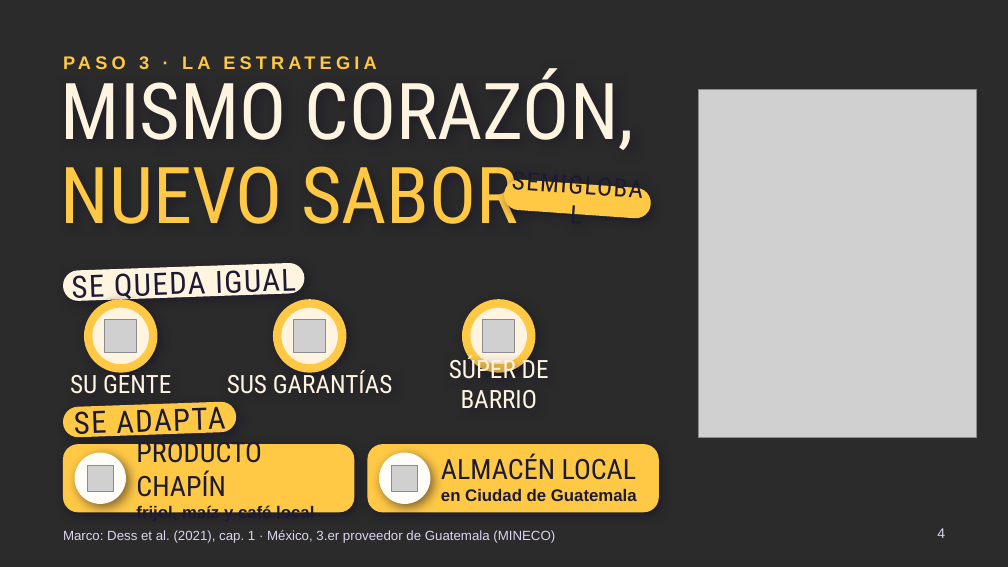
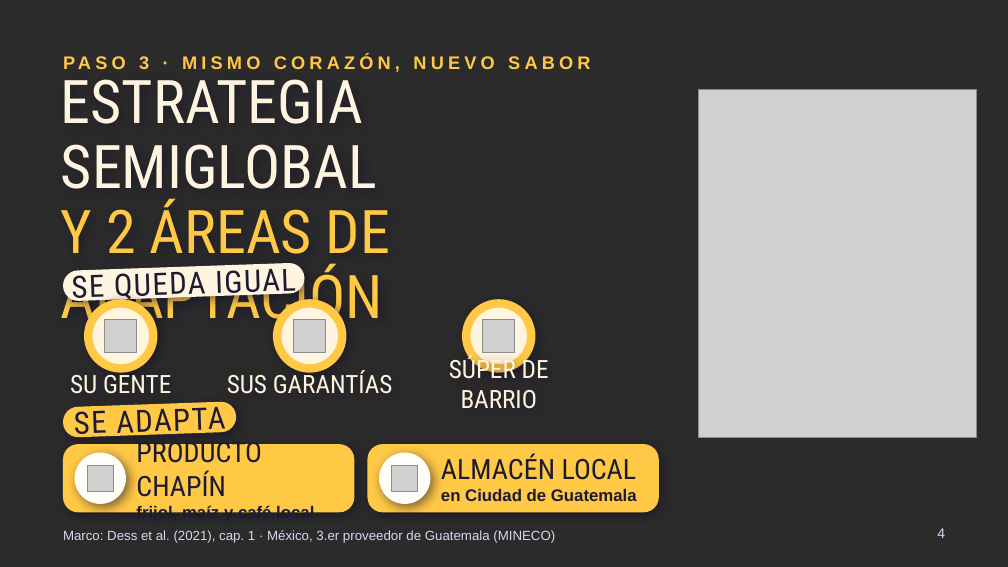
Before and after one commit to samueldejuan/samuel, a slide deck: slide 4 of presentacion/Pitch_Merco_Guatemala.pptx. Drawn at 1008x567 pixels with LibreOffice and Linux fonts; fonts in the diff are those of the drawing; grey boxes stand for pictures; background and template pictures are left out; a plain dark background stands for a picture behind light text. Boxes give left, top, right and bottom in pixels: in the first picture for what was removed or moved away, otherwise in the second. Text is boxed around its words. In the diff, an @@ line names an element or a change of style, - is before the commit and + after.

```diff
--- a/presentacion/Pitch_Merco_Guatemala.pptx
+++ b/presentacion/Pitch_Merco_Guatemala.pptx
@@ text removed at bbox=[61, 67, 634, 224] @@
-MISMO CORAZÓN,
-NUEVO SABOR
@@ text added at bbox=[61, 67, 390, 332], 43 pt, text #FFF4E0 @@
+ESTRATEGIA SEMIGLOBAL
+Y 2 ÁREAS DE ADAPTACIÓN
@@ rounded rectangle removed at bbox=[503, 178, 652, 219] @@
-SEMIGLOBAL
```
Also in this commit, not shown: 5 other slides changed, 3 other files.
